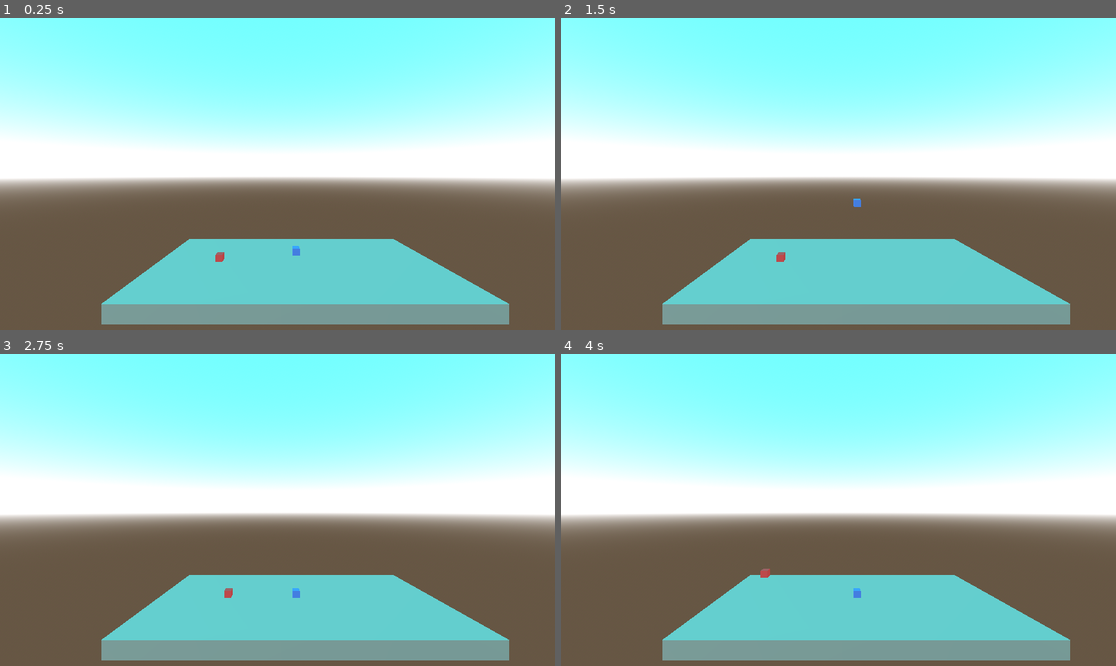
Above: before the commit, frames 1-4 (two rows, left to right).
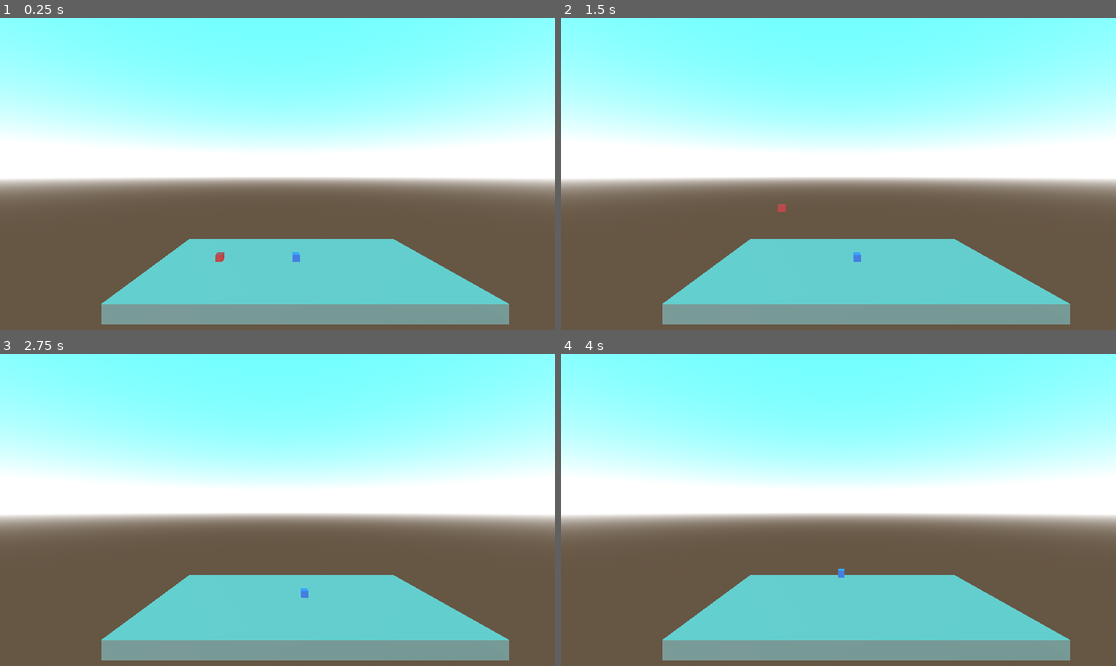
Above: after the commit, the same moments.

Repository: AtlasWongy/gmtk_game_jam_2024
Game: Godot game, scene res://scenes/test_level.tscn
Same seed, same stepped clock (60 frames per second), same inputs: the game is played once before the commit and once after it.
Inputs:
- Up to frame 1 (0.25 s): no input
- Up to frame 2 (1.5 s): tap Enter at 0.5 s; tap Right (movement) at 0.6, 1.35 s; tap Space (jump) at 0.77 s; hold Left (left) from 1.28 s (still down)
- Up to frame 3 (2.75 s): tap Space (jump) at 1.52 s; release Left (left) at 2.03 s; hold Q (switch_box) from 2.03 s (still down); tap Right (movement) at 2.3 s
- Up to frame 4 (4 s): release Q (switch_box) at 2.78 s; tap Right (movement) at 2.85, 3.6 s; tap Space (jump) at 3.02, 3.5, 3.77 s; hold Left (left) from 3.53 s (still down)

The runs differ from the first frame. In frame 1, less than 0.1% of the frame differs, in the area x 52-55%, y 73-79%; in frame 2, 0.2%, in the area x 38-55%, y 57-79%; in frame 3, 0.1%; in frame 4, 0.1%.

Commit message:
Minor Updates

Diff:
--- a/characters/player/blue_box/blue_box.tscn
+++ b/characters/player/blue_box/blue_box.tscn
@@ -1,13 +1,8 @@
-[gd_scene load_steps=8 format=3 uid="uid://c80ku4vswsnix"]
+[gd_scene load_steps=7 format=3 uid="uid://c80ku4vswsnix"]
 
 [ext_resource type="Script" path="res://characters/player/player.gd" id="1_2cfad"]
 [ext_resource type="PackedScene" uid="uid://bscn1d5ohdjge" path="res://characters/player/movement_component/movement_component.tscn" id="2_dj43y"]
-[ext_resource type="Script" path="res://characters/player/movement_component/movement_stats/movement_stats.gd" id="2_n84cw"]
-
-[sub_resource type="Resource" id="Resource_hekmf"]
-script = ExtResource("2_n84cw")
-speed = 10.0
-acceleration = 6.0
+[ext_resource type="Resource" uid="uid://csh141ks4txp6" path="res://characters/player/blue_box/blue_box_movement.tres" id="2_xvp5m"]
 
 [sub_resource type="StandardMaterial3D" id="StandardMaterial3D_58jym"]
 albedo_color = Color(0.311502, 0.45634, 0.861308, 1)
@@ -22,7 +17,7 @@
 [node name="BlueBox" type="CharacterBody3D"]
 script = ExtResource("1_2cfad")
 box_type = 1
-movement_stats = SubResource("Resource_hekmf")
+movement_stats = ExtResource("2_xvp5m")
 
 [node name="MeshInstance3D" type="MeshInstance3D" parent="."]
 mesh = SubResource("BoxMesh_gurk2")
--- a/characters/player/player.gd
+++ b/characters/player/player.gd
@@ -22,7 +22,6 @@
 	if !can_control:
 		return
 
-
 	if event.is_action_pressed("switch_box") and event.is_pressed() and GameManager.can_switch:
 		SignalBus.set_current_box.emit()
 
--- a/scenes/test_level.tscn
+++ b/scenes/test_level.tscn
@@ -1,8 +1,7 @@
-[gd_scene load_steps=10 format=3 uid="uid://78nxbcy5lnm2"]
+[gd_scene load_steps=8 format=3 uid="uid://78nxbcy5lnm2"]
 
 [ext_resource type="PackedScene" uid="uid://d1qp5smneb3jt" path="res://characters/player/red_box/red_box.tscn" id="1_6002u"]
 [ext_resource type="PackedScene" uid="uid://c80ku4vswsnix" path="res://characters/player/blue_box/blue_box.tscn" id="1_onuck"]
-[ext_resource type="Script" path="res://characters/player/movement_component/movement_stats/movement_stats.gd" id="3_gf412"]
 
 [sub_resource type="ProceduralSkyMaterial" id="ProceduralSkyMaterial_3r77l"]
 sky_top_color = Color(0.214771, 0.565469, 0.975304, 1)
@@ -20,11 +19,6 @@
 
 [sub_resource type="BoxShape3D" id="BoxShape3D_u64gh"]
 size = Vector3(20, 1, 10)
-
-[sub_resource type="Resource" id="Resource_xvaxp"]
-script = ExtResource("3_gf412")
-speed = 0.0
-acceleration = 0.0
 
 [node name="TestLevel" type="Node3D"]
 
@@ -47,5 +41,4 @@
 transform = Transform3D(1, 0, 0, 0, 1, 0, 0, 0, 1, -5.59077, 1.39161, 0)
 
 [node name="BlueBox" parent="." instance=ExtResource("1_onuck")]
-transform = Transform3D(1, 0, 0, 0, 1, 0, 0, 0, 1, 0, 1.833, 0)
-movement_stats = SubResource("Resource_xvaxp")
+transform = Transform3D(1, 0, 0, 0, 1, 0, 0, 0, 1, 0, 1.15216, 0)
--- a/singletons/game_manager.gd
+++ b/singletons/game_manager.gd
@@ -7,7 +7,7 @@
 var can_switch:bool = true
 
 func _ready() -> void:
-	current_box = CurrentBox.BLUE_BOX
+	current_box = CurrentBox.RED_BOX
 	SignalBus.set_current_box.connect(_disable_switch)
 	SignalBus.set_enable_switch.connect(_enable_switch)
 
